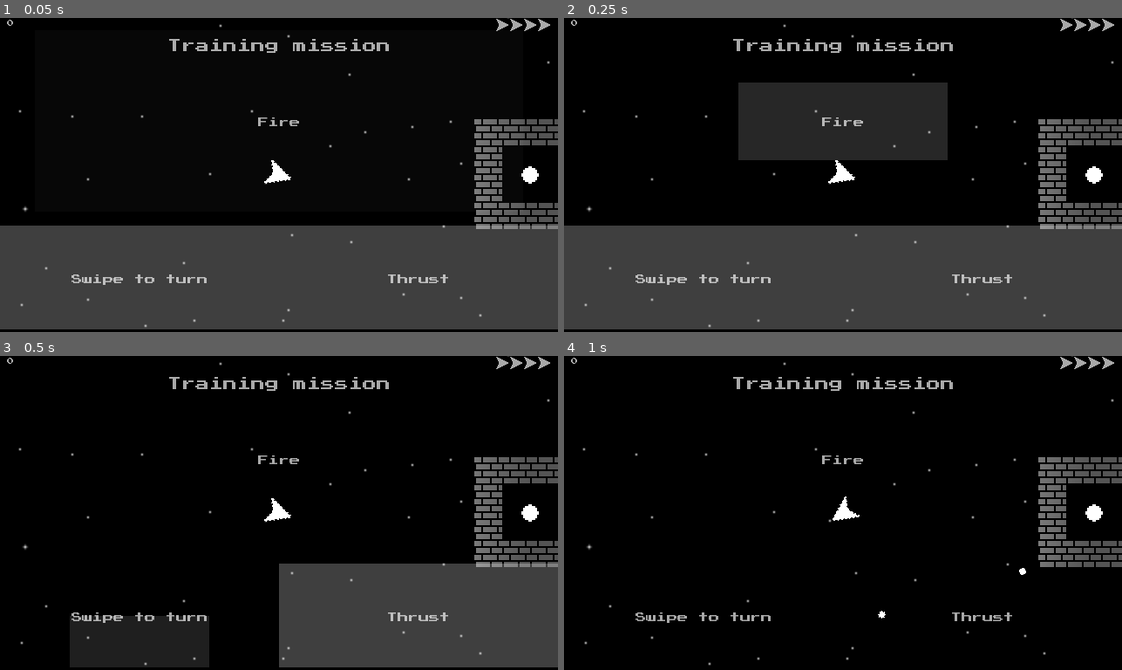
Above: before the commit, frames 1-4 (two rows, left to right).
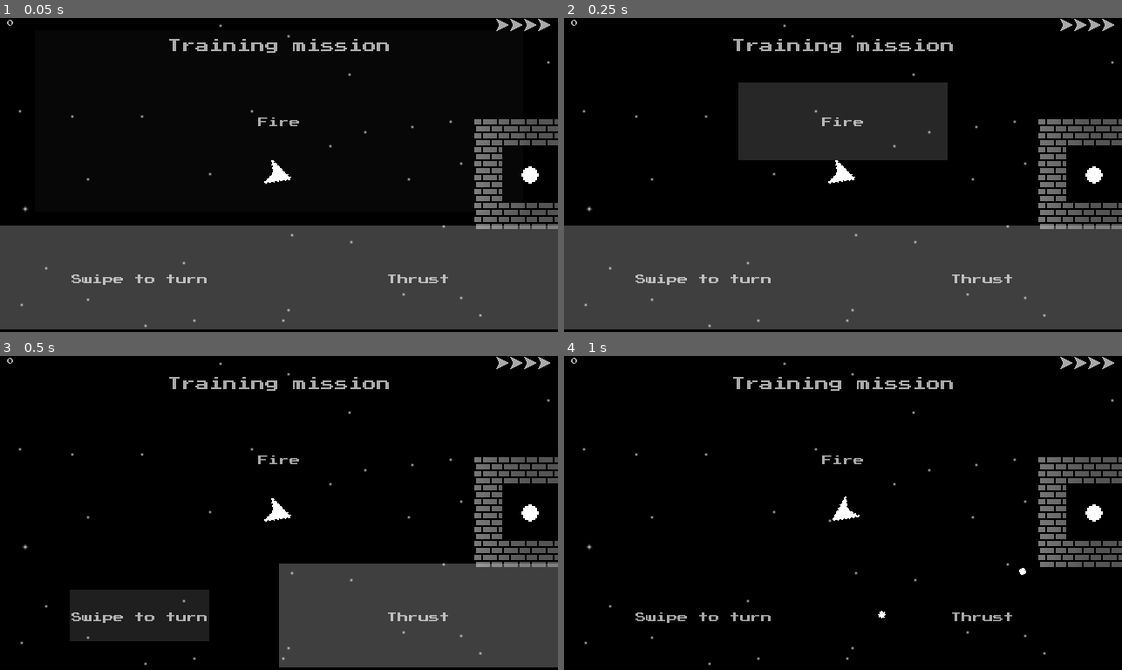
Above: after the commit, the same moments.

Repository: gerald1248/hollows-ng
Game: Godot game, scene res://scenes/main.tscn
Same seed, same stepped clock (60 frames per second), same inputs: the game is played once before the commit and once after it. This scene is started directly instead of the project's main scene.
Inputs (mouse positions are in pixels of both pictures, inside the frame that each line leads up to):
- Up to frame 1 (0.05 s): no input
- Up to frame 2 (0.25 s): no input
- Up to frame 3 (0.5 s): no input
- Up to frame 4 (1 s): move the mouse to (965, 497) at 0.52 s; hold Right (player_right) from 0.53 s (still down); hold Space (player_fire) from 0.53 s (still down); click (965, 497) at 0.67 s

Frames 1-2 are identical in both runs. In frame 3, 4.1% of the frame differs, in the area x 12-38%, y 74-100%; in frame 4, nothing differs.

Commit message:
removed import files

Diff:
--- a/scripts/hud.gd
+++ b/scripts/hud.gd
@@ -54,14 +54,14 @@
 	$"training-turn-rect".rect_size.y = size.y * 0.33
 	$"training-turn-rect".rect_position.y = size.y * 0.66
 	$"training-turn-rect".rect_pivot_offset.x = size.x/4
-	$"training-turn-rect".rect_pivot_offset.y = size.y * 0.33
+	$"training-turn-rect".rect_pivot_offset.y = size.y * 0.165
 
 	$"training-thrust-rect".rect_size.x = size.x/2
 	$"training-thrust-rect".rect_size.y = size.y * 0.33
 	$"training-thrust-rect".rect_position.x = size.x/2
 	$"training-thrust-rect".rect_position.y = size.y * 0.66
 	$"training-thrust-rect".rect_pivot_offset.x = size.x/4
-	$"training-thrust-rect".rect_pivot_offset.y = size.y * 0.33
+	$"training-thrust-rect".rect_pivot_offset.y = size.y * 0.165
 
 	$credits.rect_position.y = size.y/2 + 16
 	$credits.rect_size.x = size.x
--- a/scripts/main.gd
+++ b/scripts/main.gd
@@ -24,4 +24,3 @@
 	var size = get_viewport().get_visible_rect().size
 	$player.screensize = size
 	$hud.layout(size)
-	pause()
--- a/scripts/player.gd
+++ b/scripts/player.gd
@@ -25,7 +25,6 @@
 var exploding = false
 var game_over = false
 var escape_shown = false
-
 
 var record = {}
 
